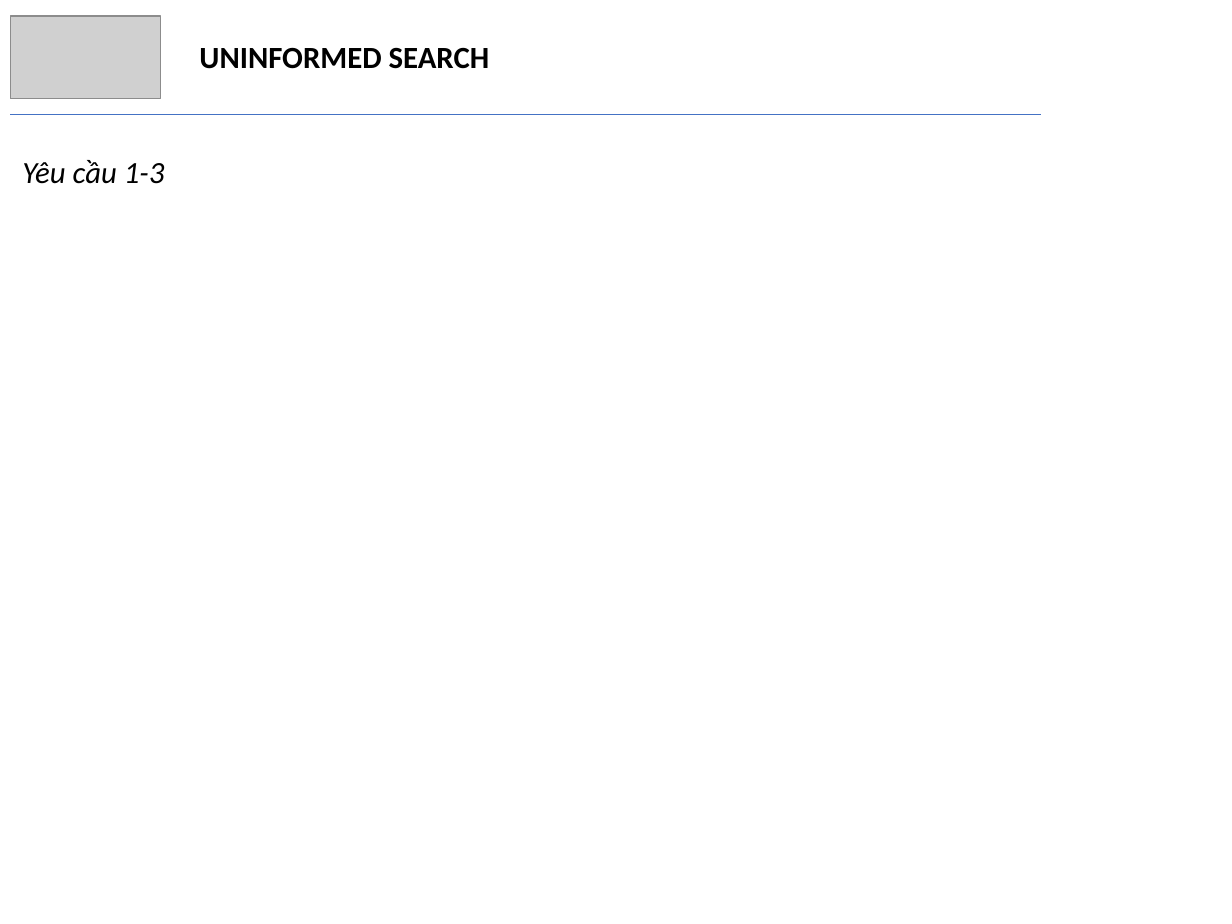
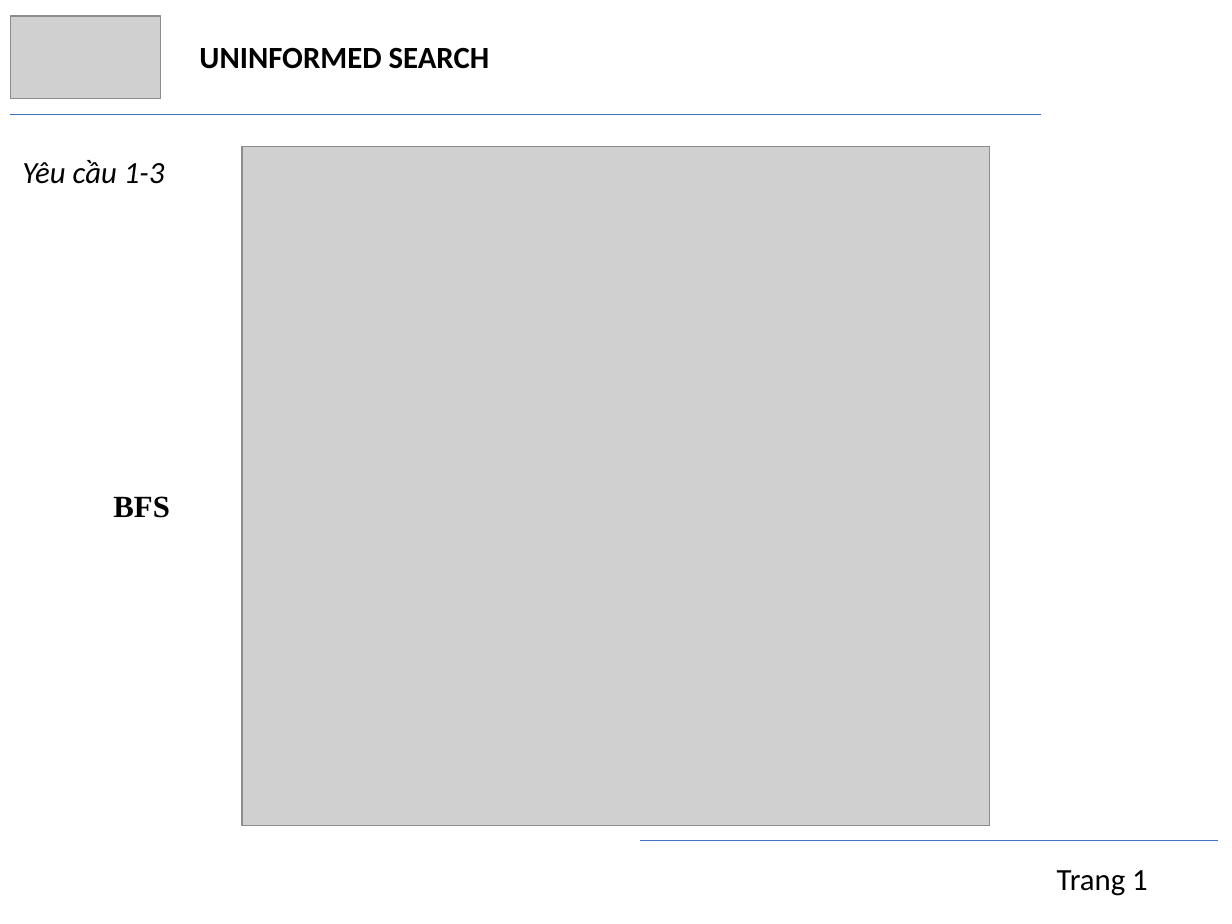
Before and after one commit to trngbro/AI, a slide deck: slide 9 of present/presentation.pptx (slide 6 before the commit). Drawn at 1232x924 pixels with LibreOffice and Linux fonts; fonts in the diff are those of the drawing; grey boxes stand for pictures. Boxes give left, top, right and bottom in pixels: in the first picture for what was removed or moved away, otherwise in the second. Text is boxed around its words. In the diff, an @@ line names an element or a change of style, - is before the commit and + after.

```diff
--- a/present/presentation.pptx
+++ b/present/presentation.pptx
@@ picture added at [243,147,991,825] @@
@@ text added at [113,496,169,518], 18 pt, text #000000, bold @@
+BFS
@@ line added from (641, 840) to (1218, 840), #4472C4 0.5 pt @@
@@ text added at [1057,870,1148,896], 18 pt, text #000000 @@
+Trang 1
```
Also in this commit, not shown: 20 other slides changed, 4 slides added, 4 other files.
